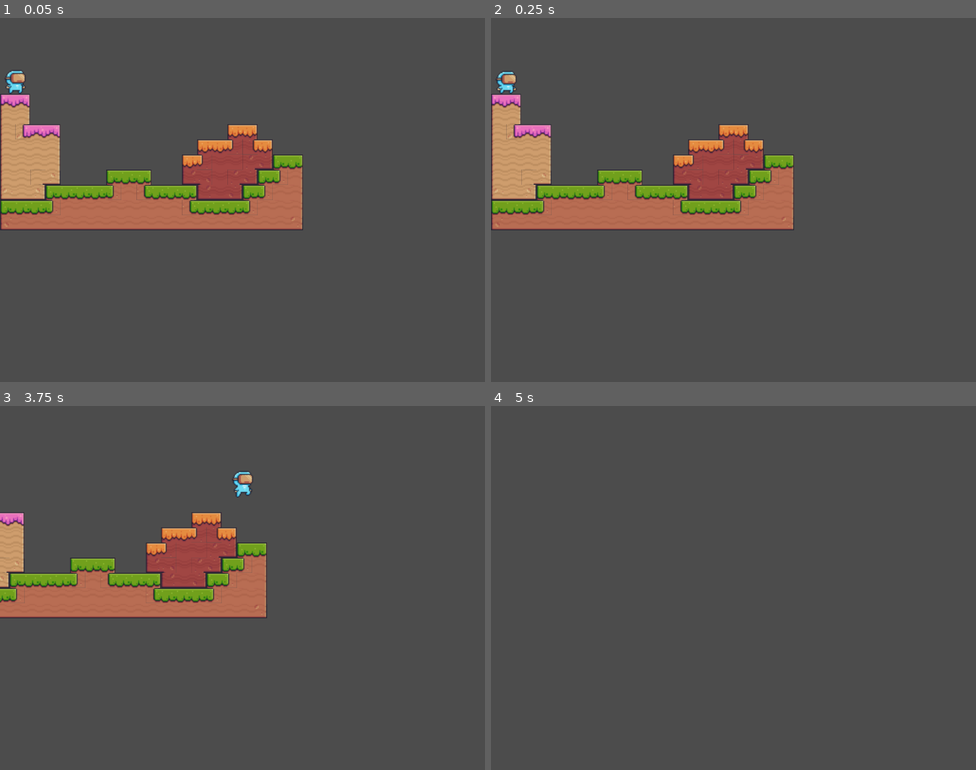
Above: before the commit, frames 1-4 (two rows, left to right).
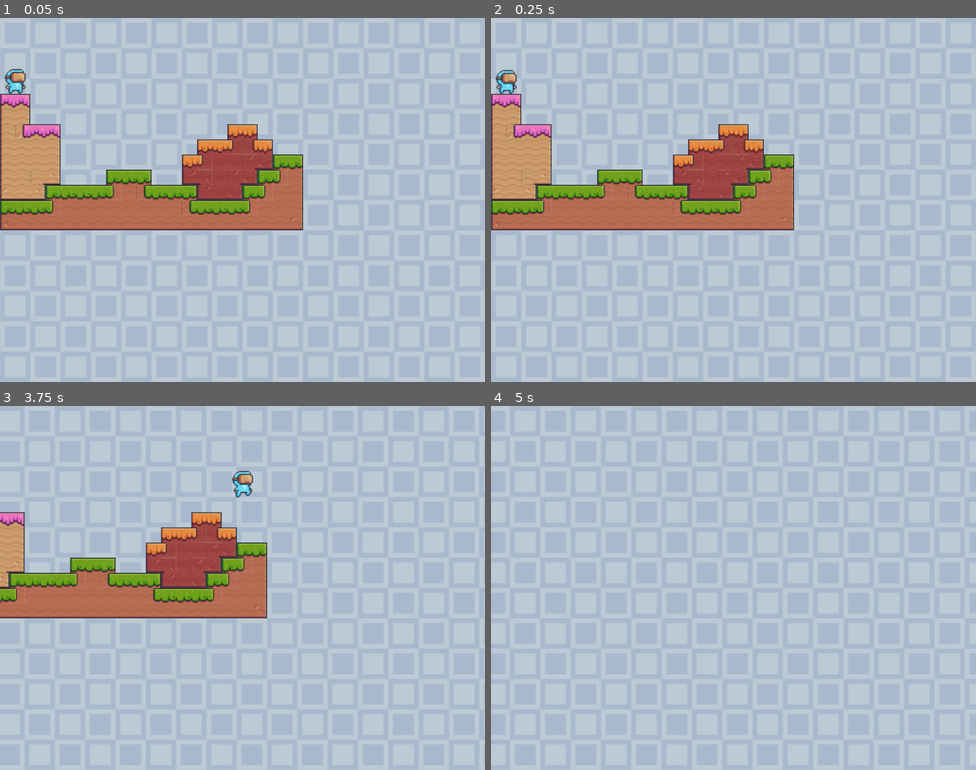
Above: after the commit, the same moments.

Repository: Andorbal/godot-codemash-2023
Game: Godot game, scene res://Scenes/Level/Level.tscn
The game is run twice, just before and just after one commit, with the same random seed, the same clock (stepped at 60 frames per second) and the same inputs. The project has no main scene, so this scene is started directly.
Inputs:
- Up to frame 1 (0.05 s): no input
- Up to frame 2 (0.25 s): no input
- Up to frame 3 (3.75 s): tap Enter (ui_accept) at 0.5, 1.35, 1.52, 1.82, 2.85, 3.02, 3.32 s; hold Enter (ui_accept) 0.53-1.28 s; hold Right (ui_right) 0.53-2.03 s; hold Left (ui_left) 2.03-2.78 s; hold Enter (ui_accept) 2.03-2.78 s; hold Right (ui_right) from 2.78 s (still down); hold Enter (ui_accept) from 3.53 s (still down)
- Up to frame 4 (5 s): release Right (ui_right) at 4.28 s; release Enter (ui_accept) at 4.28 s; hold Left (ui_left) from 4.28 s (still down); tap Enter (ui_accept) at 4.35, 4.52, 4.82 s

The runs differ from the first frame. In frame 1, 87% of the frame differs, in the area x 0-100%, y 0-100%; in frame 2, 87%; in frame 3, 89%; in frame 4, 100%.

Commit message:
Add jump sound

Diff:
--- a/Scenes/Level/Level.tscn
+++ b/Scenes/Level/Level.tscn
@@ -1,9 +1,19 @@
-[gd_scene load_steps=3 format=2]
+[gd_scene load_steps=4 format=2]
 
 [ext_resource path="res://Scenes/Level/Ground.tres" type="TileSet" id=1]
 [ext_resource path="res://Scenes/Player/Player.tscn" type="PackedScene" id=2]
+[ext_resource path="res://Assets/Art/Background/Blue.png" type="Texture" id=4]
 
 [node name="Level" type="Node2D"]
+
+[node name="Background" type="TextureRect" parent="."]
+margin_right = 1024.0
+margin_bottom = 768.0
+texture = ExtResource( 4 )
+stretch_mode = 2
+__meta__ = {
+"_edit_lock_": true
+}
 
 [node name="World" type="Node2D" parent="."]
 
--- a/Scenes/Player/Player.gd
+++ b/Scenes/Player/Player.gd
@@ -33,3 +33,4 @@
 func _input(event):
   if event.is_action_pressed("ui_accept") and is_on_floor():
     velocity.y -= JUMP_FORCE
+    $JumpSound.play()
--- a/Scenes/Player/Player.tscn
+++ b/Scenes/Player/Player.tscn
@@ -1,6 +1,7 @@
-[gd_scene load_steps=4 format=2]
+[gd_scene load_steps=5 format=2]
 
 [ext_resource path="res://Scenes/Player/Player.gd" type="Script" id=1]
+[ext_resource path="res://Assets/Audio/jdwasabi_Sounds/Jump 1.wav" type="AudioStream" id=2]
 [ext_resource path="res://Scenes/Player/SpriteFrames.tres" type="SpriteFrames" id=3]
 
 [sub_resource type="RectangleShape2D" id=1]
@@ -16,5 +17,8 @@
 [node name="AnimatedSprite" type="AnimatedSprite" parent="."]
 frames = ExtResource( 3 )
 animation = "idle"
-frame = 8
+frame = 5
 playing = true
+
+[node name="JumpSound" type="AudioStreamPlayer2D" parent="."]
+stream = ExtResource( 2 )
